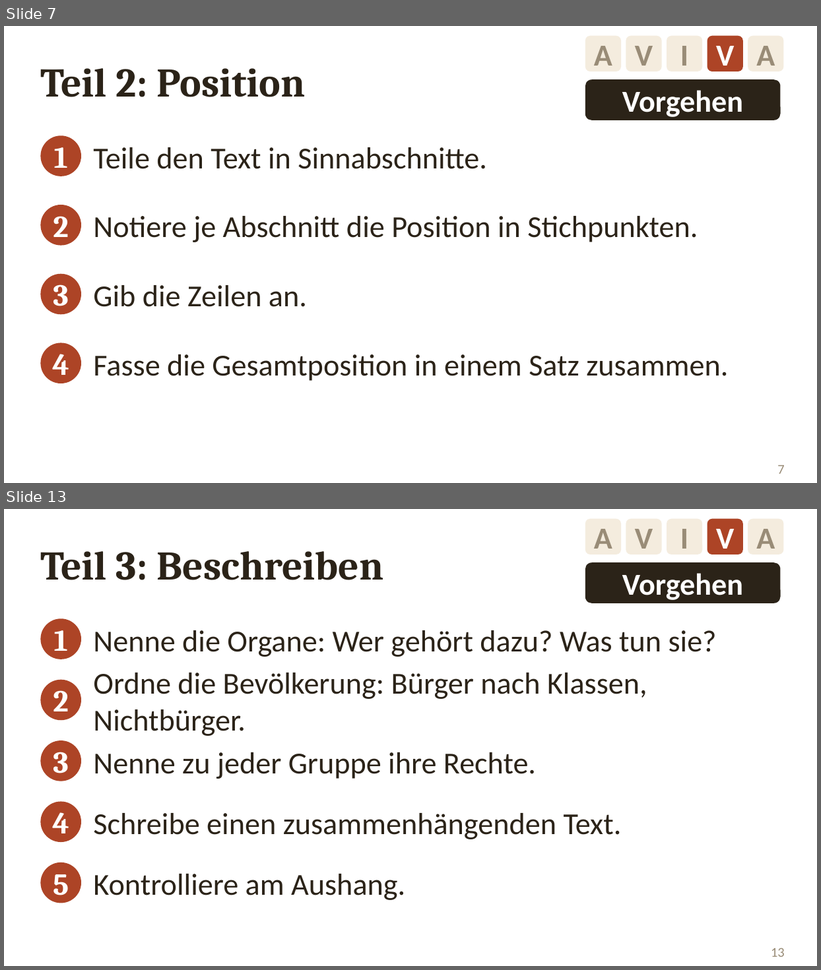
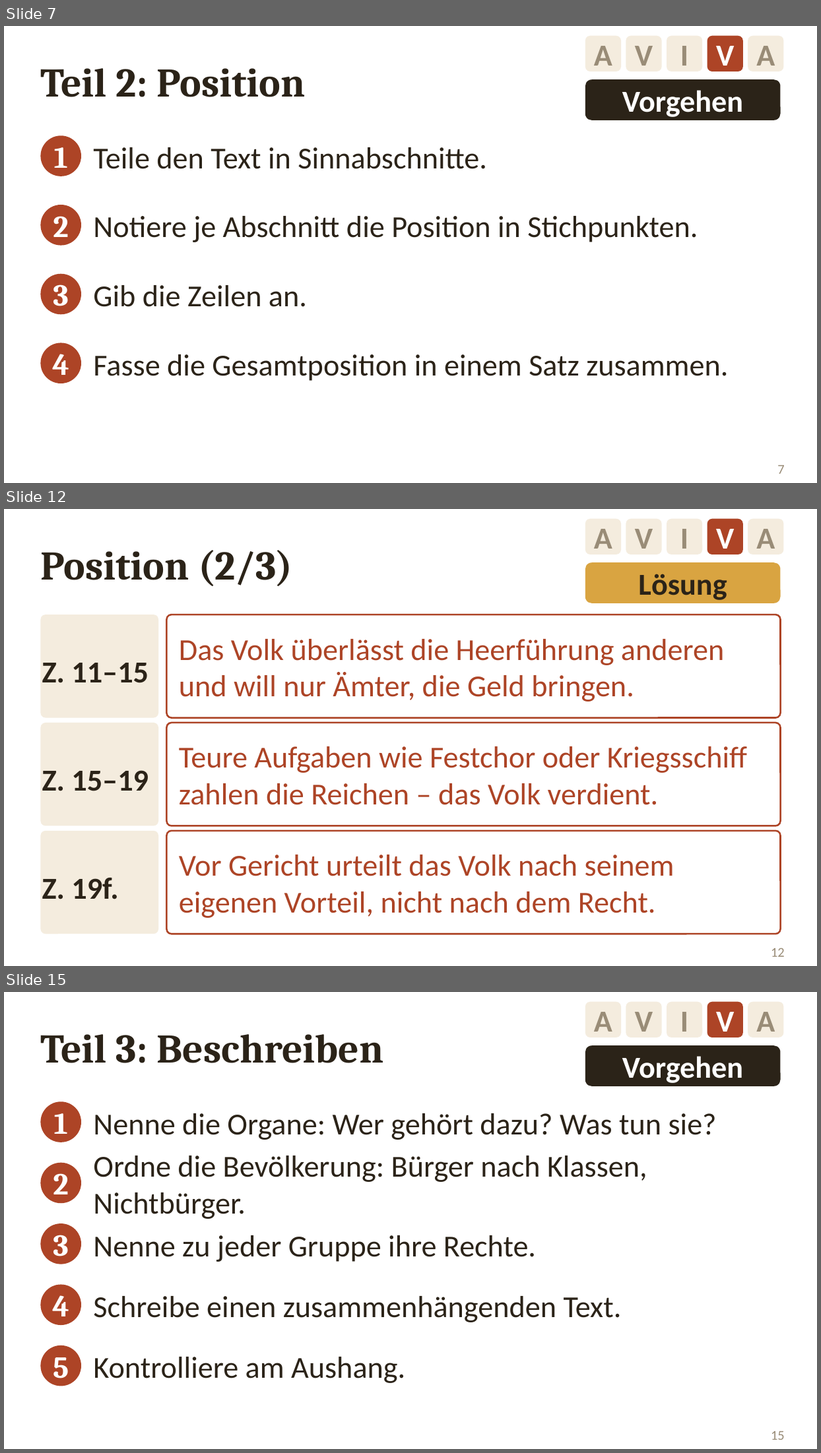
Before and after one commit to golzkonstantin-gif/Schule, a slide deck: Geschichte_11/Probeklausur_PseudoXenophon/Folien_Probeklausur.pptx. Shown one above the other, each under a label of ours: slides 7 and 13 before the commit, slides 7, 12 and 15 after it; the slides between them are not shown. The pictures are 821x970 and 821x1453 pixels, drawn with LibreOffice and Linux fonts; fonts in the diff are those of the drawing. Boxes give left, top, right and bottom in pixels: in the first picture for what was removed or moved away, otherwise in the second. Text is boxed around its words. In the diff, an @@ line names an element or a change of style, - is before the commit and + after.

```diff
--- a/Geschichte_11/Probeklausur_PseudoXenophon/Folien_Probeklausur.pptx
+++ b/Geschichte_11/Probeklausur_PseudoXenophon/Folien_Probeklausur.pptx
@@ slide 12 added at <box>4,509,817,966</box>, background #FFFFFF @@
@@ rounded rectangle added at <box>585,519,621,555</box>, fill #F4ECDE, 27 pt, text #998C77, bold @@
+A
@@ rounded rectangle added at <box>626,519,662,555</box>, fill #F4ECDE, 27 pt, text #998C77, bold @@
+V
@@ rounded rectangle added at <box>667,519,702,555</box>, fill #F4ECDE, 27 pt, text #998C77, bold @@
+I
@@ rounded rectangle added at <box>708,519,743,555</box>, fill #AD4426, 27 pt, text #FFFFFF, bold @@
+V
@@ rounded rectangle added at <box>748,519,783,555</box>, fill #F4ECDE, 27 pt, text #998C77, bold @@
+A
@@ text added at <box>40,550,293,586</box>, 36 pt, text #2B2318, bold @@
+Position (2/3)
@@ rounded rectangle added at <box>585,562,781,603</box>, fill #D9A441, 27 pt, text #2B2318, bold @@
+Lösung
@@ rounded rectangle added at <box>40,615,158,718</box>, fill #F4ECDE, 27 pt, text #2B2318, bold @@
+Z. 11–15
@@ rounded rectangle added at <box>166,615,781,718</box>, fill #FFFFFF, outline #AD4426 1.5 pt @@
@@ text added at <box>179,639,724,702</box>, 27 pt, text #AD4426 @@
+Das Volk überlässt die Heerführung anderen und will nur Ämter, die Geld bringen.
@@ rounded rectangle added at <box>40,723,158,826</box>, fill #F4ECDE, 27 pt, text #2B2318, bold @@
+Z. 15–19
@@ rounded rectangle added at <box>166,723,781,826</box>, fill #FFFFFF, outline #AD4426 1.5 pt @@
@@ text added at <box>179,747,747,805</box>, 27 pt, text #AD4426 @@
+Teure Aufgaben wie Festchor oder Kriegsschiff zahlen die Reichen – das Volk verdient.
@@ rounded rectangle added at <box>40,831,158,934</box>, fill #F4ECDE, 27 pt, text #2B2318, bold @@
+Z. 19f.
@@ rounded rectangle added at <box>166,831,781,934</box>, fill #FFFFFF, outline #AD4426 1.5 pt @@
@@ text added at <box>179,855,675,918</box>, 27 pt, text #AD4426 @@
+Vor Gericht urteilt das Volk nach seinem eigenen Vorteil, nicht nach dem Recht.
@@ page number added at <box>771,949,785,957</box>, 12 pt, text #998C77 @@
+12
@@ what was slide 13 is now slide 15 @@
@@ page number at <box>771,1432,785,1440</box>: text changed @@
-13
+15
```
Also in this commit, not shown: 4 slides changed, 2 other slides added, 1 slide removed, 3 other files.
